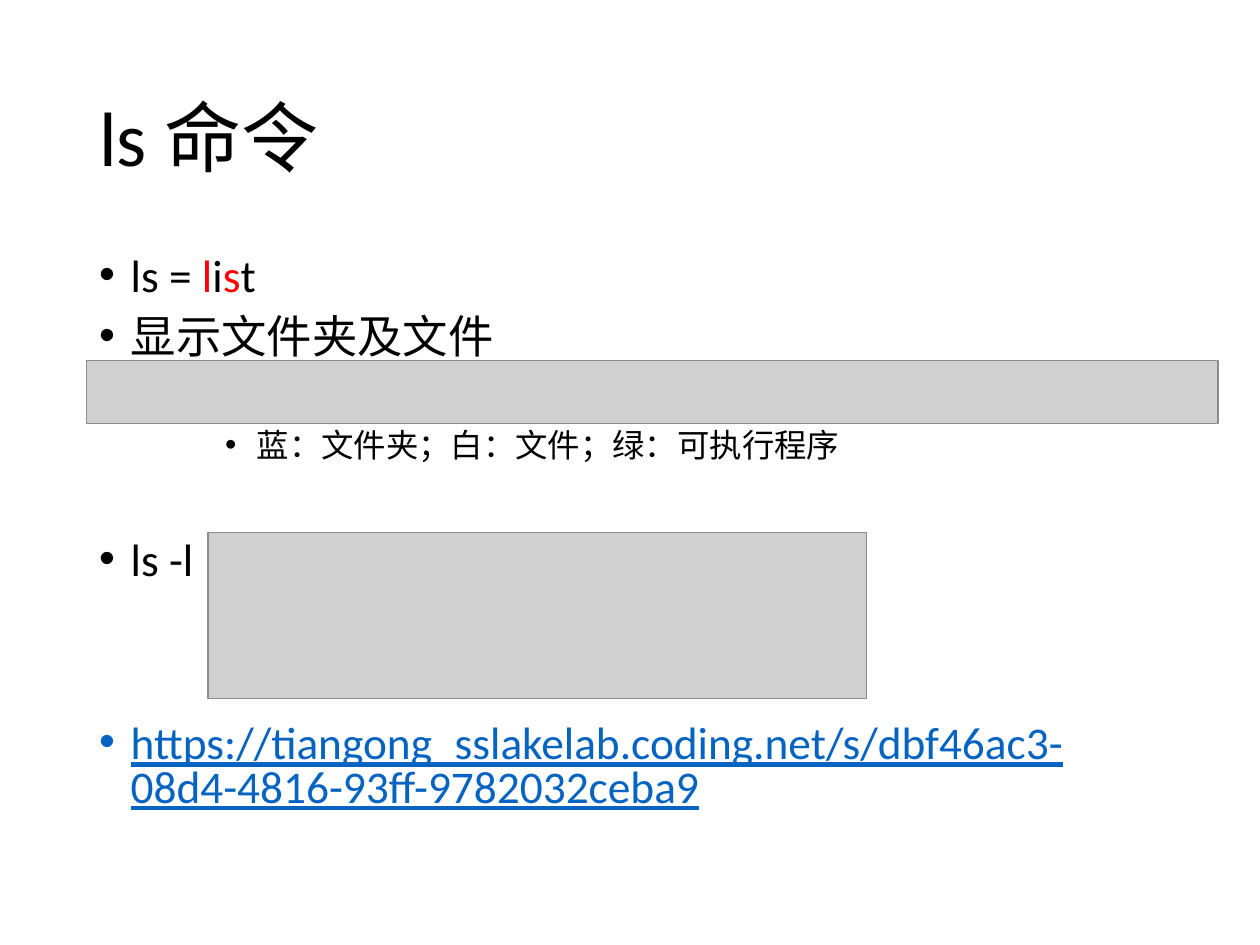
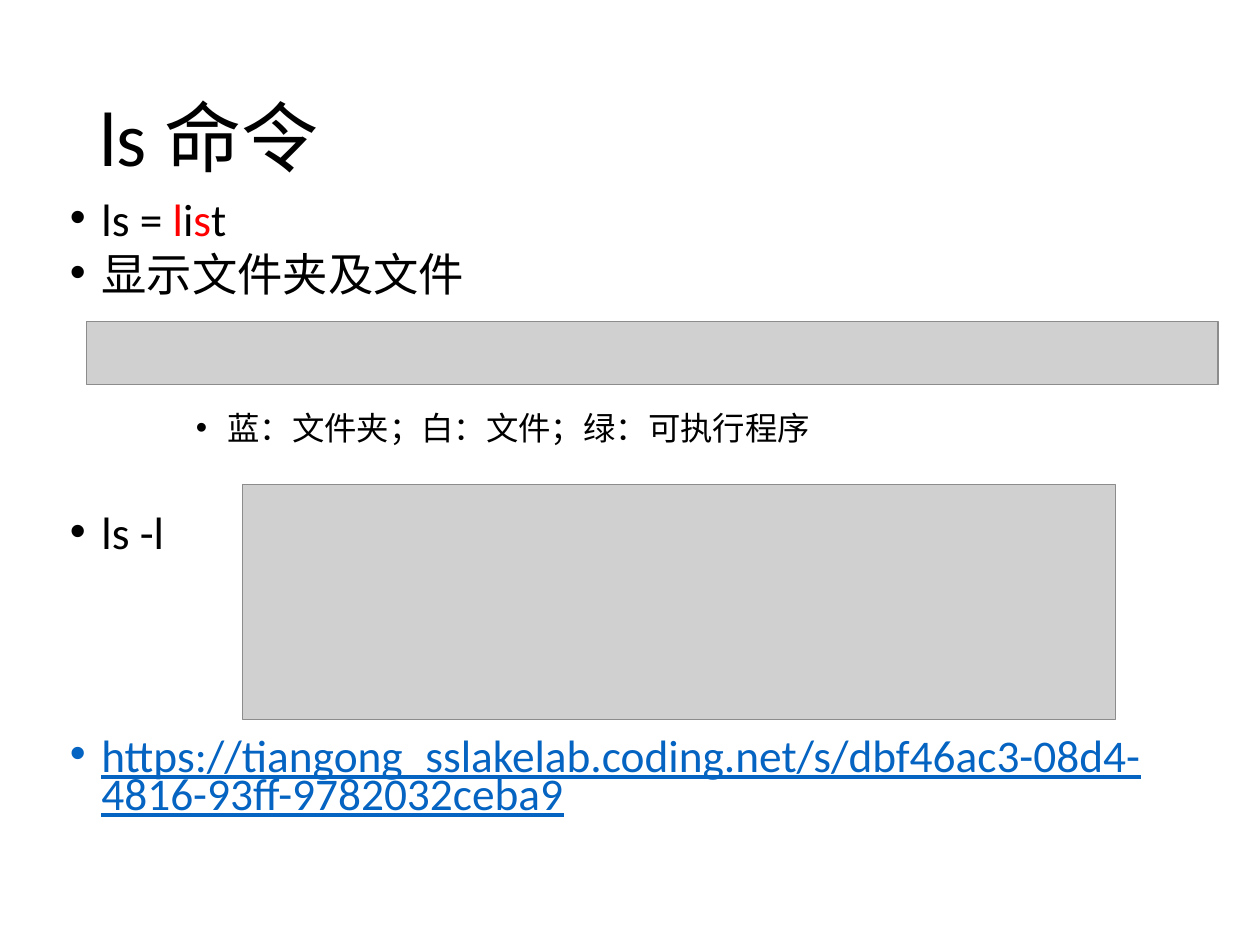
Before and after one commit to SSlakeLabTiangong/2019_workshop, a slide deck: slide 5 of 03_Linux101/Linux101.pptx. Drawn at 1260x945 pixels with LibreOffice and Linux fonts; fonts in the diff are those of the drawing; grey boxes stand for pictures. Boxes give left, top, right and bottom in pixels: in the first picture for what was removed or moved away, otherwise in the second. Text is boxed around its words. In the diff, an @@ line names an element or a change of style, - is before the commit and + after.

```diff
--- a/03_Linux101/Linux101.pptx
+++ b/03_Linux101/Linux101.pptx
@@ text "ls = list" moved from (x1=131, y1=260, x2=1063, y2=810) to (x1=101, y1=204, x2=1140, y2=817) @@
@@ text "ls = list" at (x1=101, y1=204, x2=1140, y2=817): line spacing 0.8 to 0.7 @@
@@ picture moved from (x1=87, y1=360, x2=1218, y2=423) to (x1=87, y1=321, x2=1218, y2=384) @@
@@ picture resized from (x1=208, y1=533, x2=867, y2=699) to (x1=242, y1=485, x2=1115, y2=719) @@
```
Also in this commit, not shown: 17 other slides changed, 1 slide removed.
